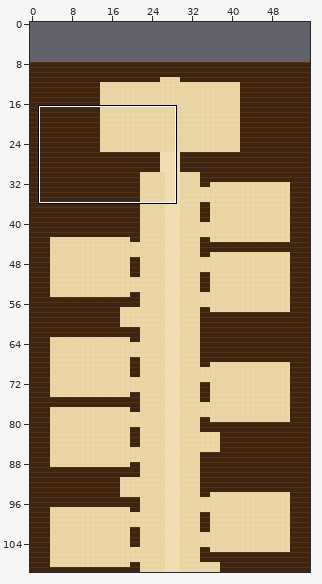
Two versions of a level (Tiled map (JSON), maps/rank15.tmj). Above: a wide view before the commit, with the close-up outlined.
Close-up. Before:
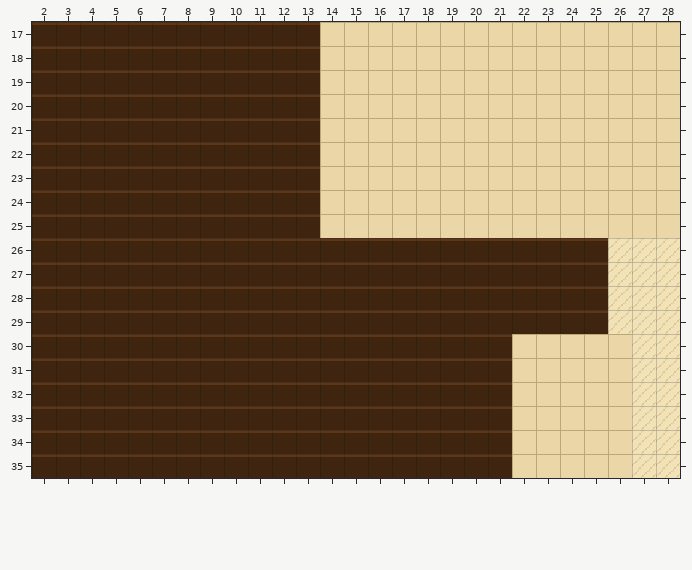
Cells are 16x16 px. Shown: x 2..28, y 17..35. The commit also changed other parts of the map, which this record leaves out. The old version is drawn lined up with the new one.
Now the later version:
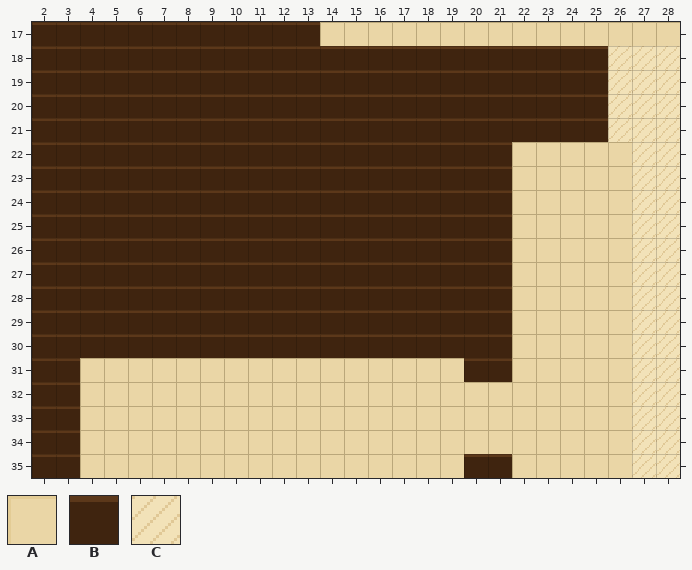
Key: from "draft": A 0, B 1, C 5.
_ is an empty cell.
The exact change:
map size 56x172 -> 56x180 cells (old content now starts at 0,8; both pictures use the new coordinates)
Layer "ground":
y 18..21: x 14..28 AAAAAAAAAAAAAAA -> BBBBBBBBBBBBCCC
y 22..25: x 14..21 AAAAAAAA -> BBBBBBBB; x 27..28 AA -> CC
y 26..29: x 22..26 BBBBC -> AAAAA
y 31: x 4..19 BBBBBBBBBBBBBBBB -> AAAAAAAAAAAAAAAA
y 32..34: x 4..21 BBBBBBBBBBBBBBBBBB -> AAAAAAAAAAAAAAAAAA
y 35: x 4..19 BBBBBBBBBBBBBBBB -> AAAAAAAAAAAAAAAA
Pixel boxes of the changes (left, top, right, bottom) in both close-ups:
changed: (320, 46, 680, 334)
changed: (80, 358, 512, 478)
